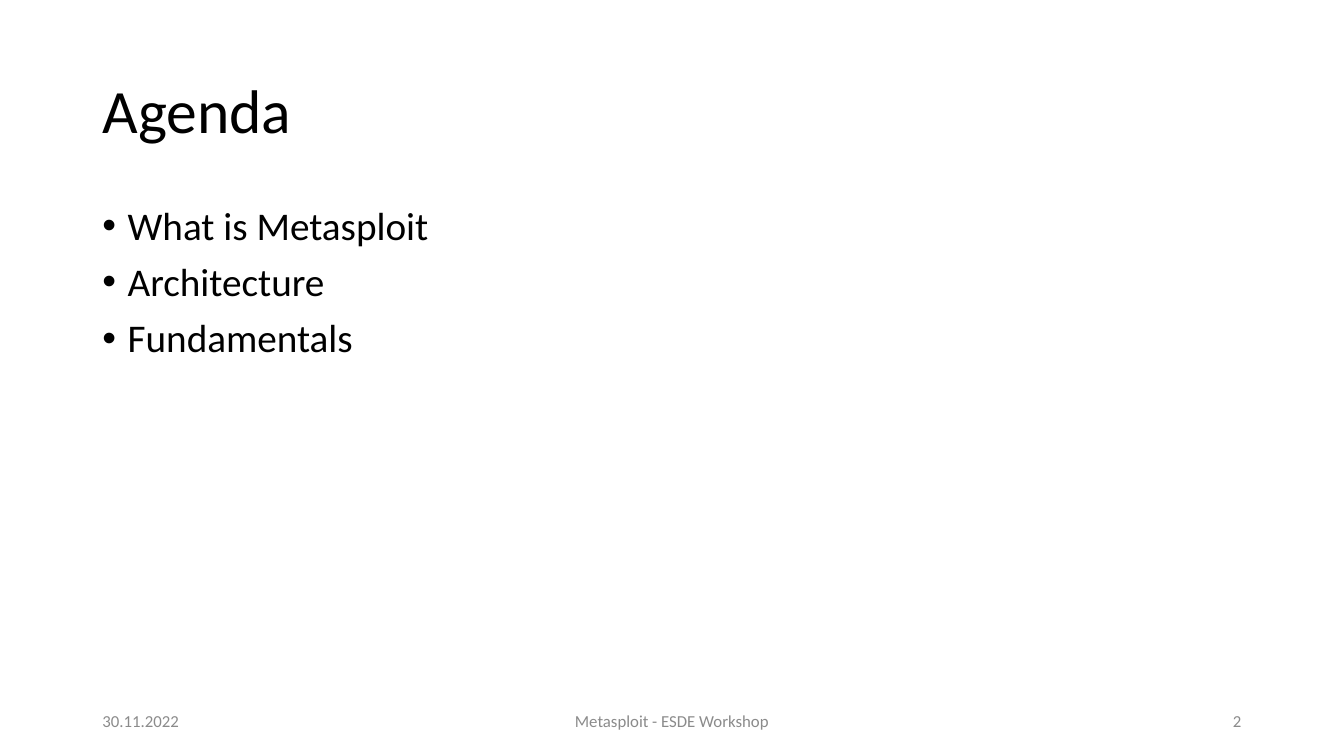
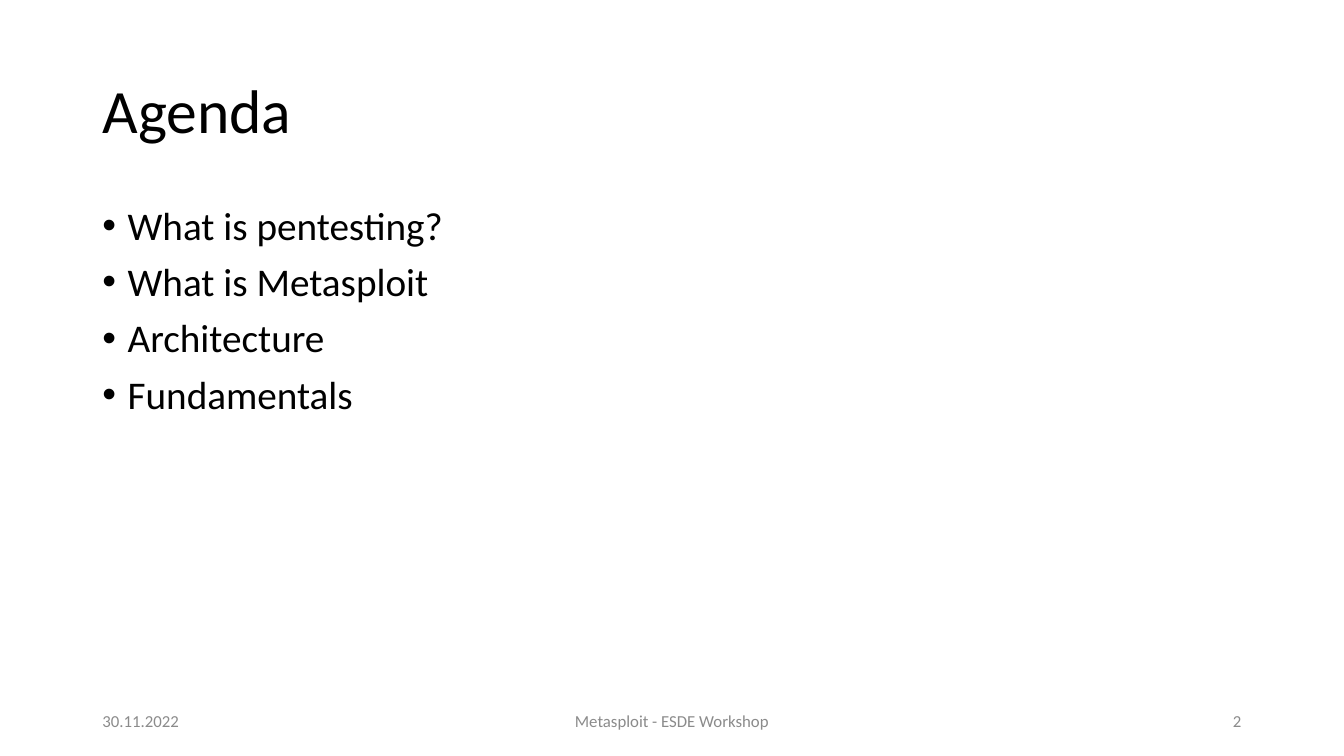
Before and after one commit to sebivenlo/ESDE_Metasploit_2022, a slide deck: slide 2 of presentation.pptx. Drawn at 1344x756 pixels with LibreOffice and Linux fonts; fonts in the diff are those of the drawing. Boxes give left, top, right and bottom in pixels: in the first picture for what was removed or moved away, otherwise in the second. Text is boxed around its words. In the diff, an @@ line names an element or a change of style, - is before the commit and + after.

```diff
--- a/presentation.pptx
+++ b/presentation.pptx
@@ text at <box>128,212,443,247</box>: paragraph added @@
+• What is pentesting?
```
Also in this commit, not shown: 2 slides added.
